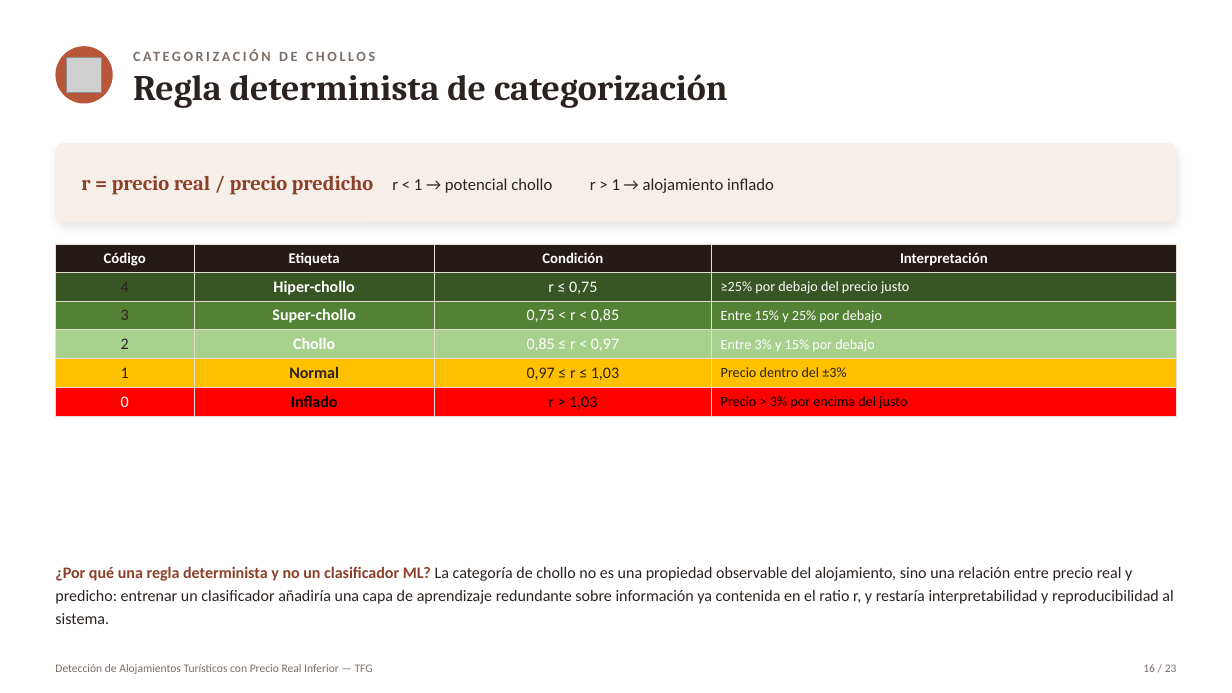
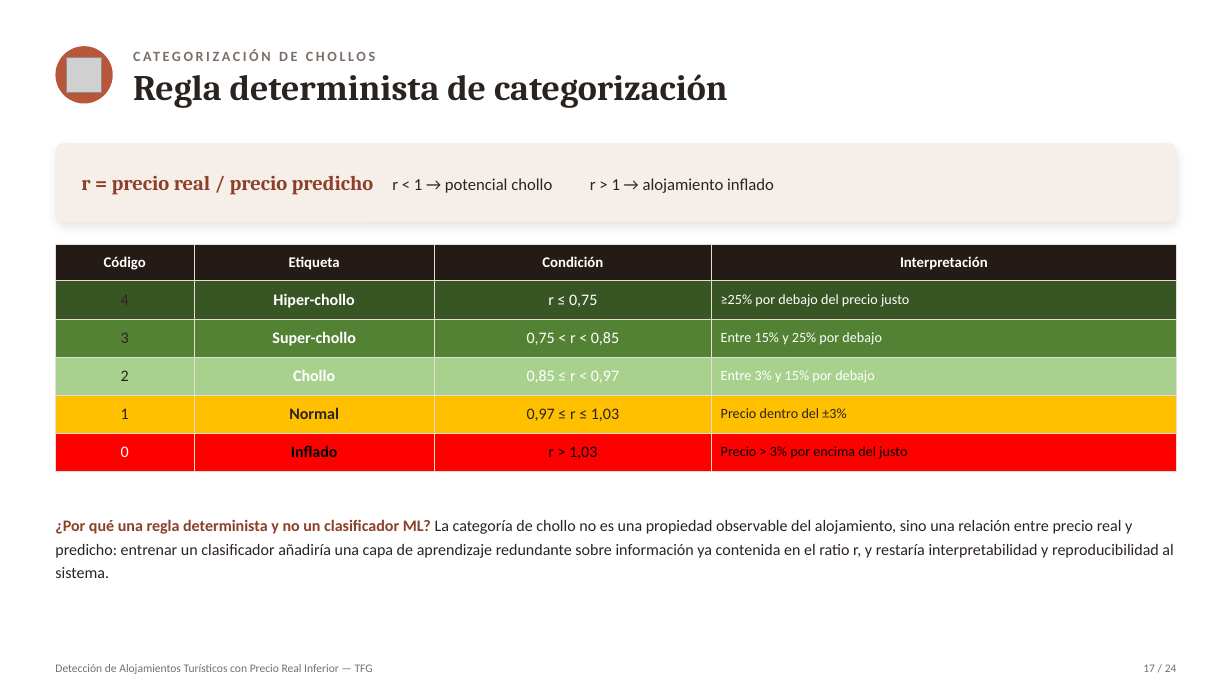
Before and after one commit to Marjimleo3/TFG, a slide deck: slide 17 of TFG_Chollos/Presentacion_Defensa_TFG.pptx (slide 16 before the commit). Drawn at 1232x693 pixels with LibreOffice and Linux fonts; fonts in the diff are those of the drawing; grey boxes stand for pictures. Boxes give left, top, right and bottom in pixels: in the first picture for what was removed or moved away, otherwise in the second. Text is boxed around its words. In the diff, an @@ line names an element or a change of style, - is before the commit and + after.

```diff
--- a/TFG_Chollos/Presentacion_Defensa_TFG.pptx
+++ b/TFG_Chollos/Presentacion_Defensa_TFG.pptx
@@ table: place and size @@
-table at box(55, 245, 1177, 414)
+table at box(55, 245, 1177, 471)
@@ text "¿Por qué una regla determinista ...": place and size @@
-text "¿Por qué una regla determinista ..." at box(55, 566, 1173, 624)
+text "¿Por qué una regla determinista ..." at box(55, 519, 1173, 578)
@@ text at box(1143, 664, 1177, 672): text changed @@
-16 / 23
+17 / 24
```
Also in this commit, not shown: 20 other slides changed, 1 slide added.
